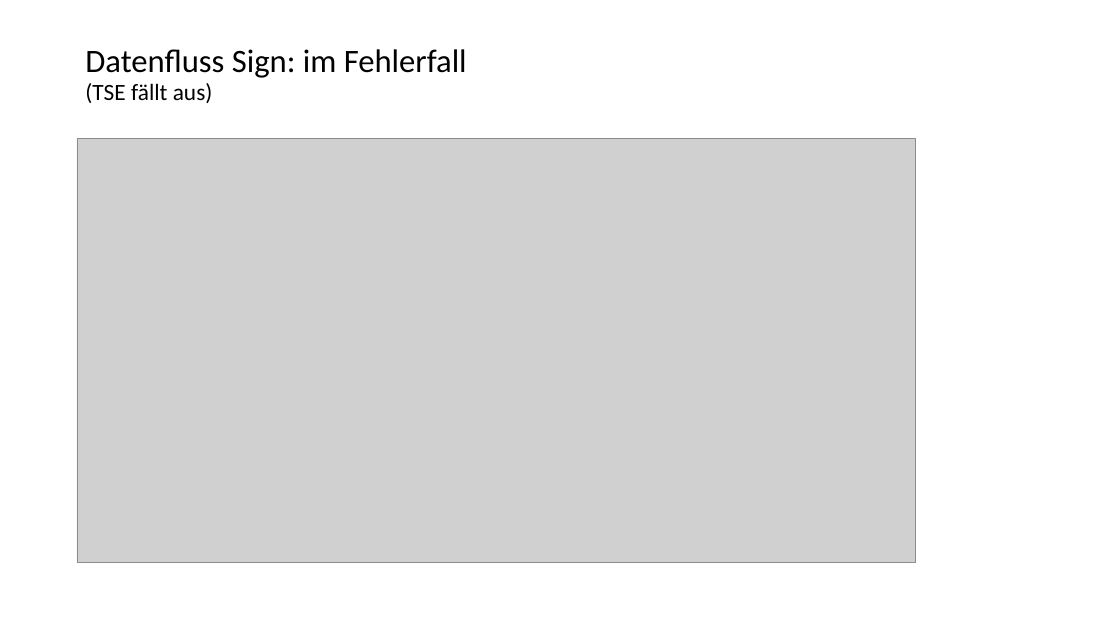
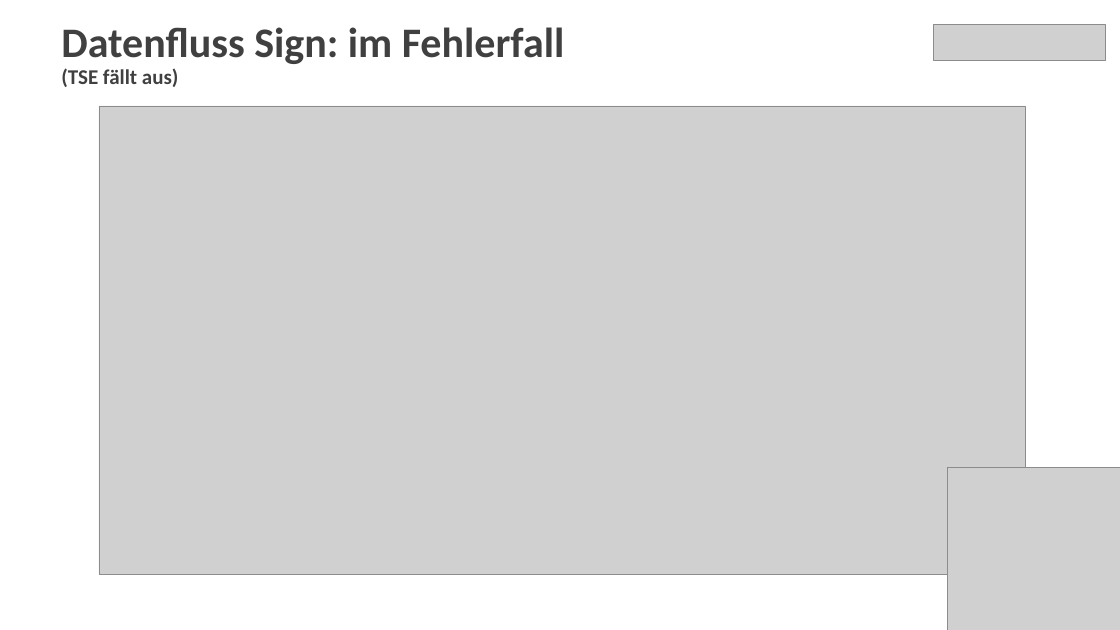
Before and after one commit to fiskaltrust/productdescription-de-doc, a slide deck: slide 12 of for-poscreators/presentation/media/lead-presentation-creator-de.pptx. Drawn at 1120x630 pixels with LibreOffice and Linux fonts; fonts in the diff are those of the drawing; grey boxes stand for pictures. Boxes give left, top, right and bottom in pixels: in the first picture for what was removed or moved away, otherwise in the second. Text is boxed around its words. In the diff, an @@ line names an element or a change of style, - is before the commit and + after.

```diff
--- a/for-poscreators/presentation/media/lead-presentation-creator-de.pptx
+++ b/for-poscreators/presentation/media/lead-presentation-creator-de.pptx
@@ title "Datenfluss Sign: im Fehlerfall (TSE ...": place and size @@
-title "Datenfluss Sign: im Fehlerfall (TSE ..." at [85, 49, 467, 103]
+title "Datenfluss Sign: im Fehlerfall (TSE ..." at [61, 27, 565, 87]
@@ title "Datenfluss Sign: im Fehlerfall (TSE ..." at [61, 27, 565, 87]: size 28 to 36 pt in "Datenfluss Sign: im Fehlerfall"; size 20 to 18 pt in "(TSE fällt aus)"; text colour #000000 to #404040, bold on; vertical alignment middle to top @@
@@ picture added at [933, 24, 1105, 61] @@
@@ picture: place and size @@
-picture at [77, 139, 916, 563]
+picture at [99, 106, 1026, 575]
@@ picture added at [948, 468, 1120, 630] @@
```
Also in this commit, not shown: 26 other slides changed, 3 slides added, 3 slides removed.
